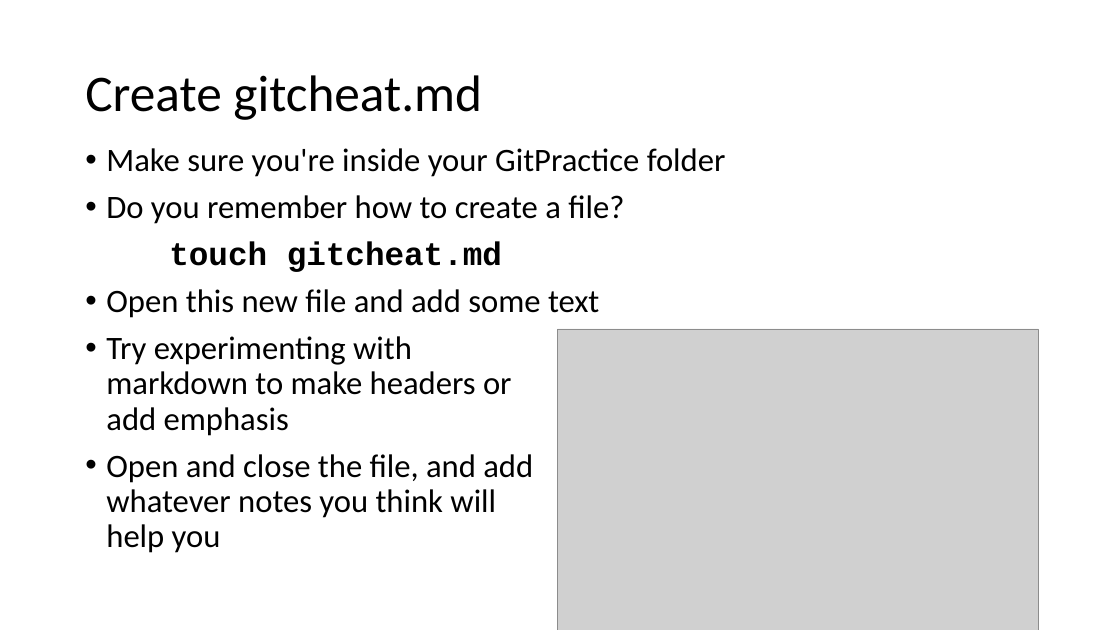
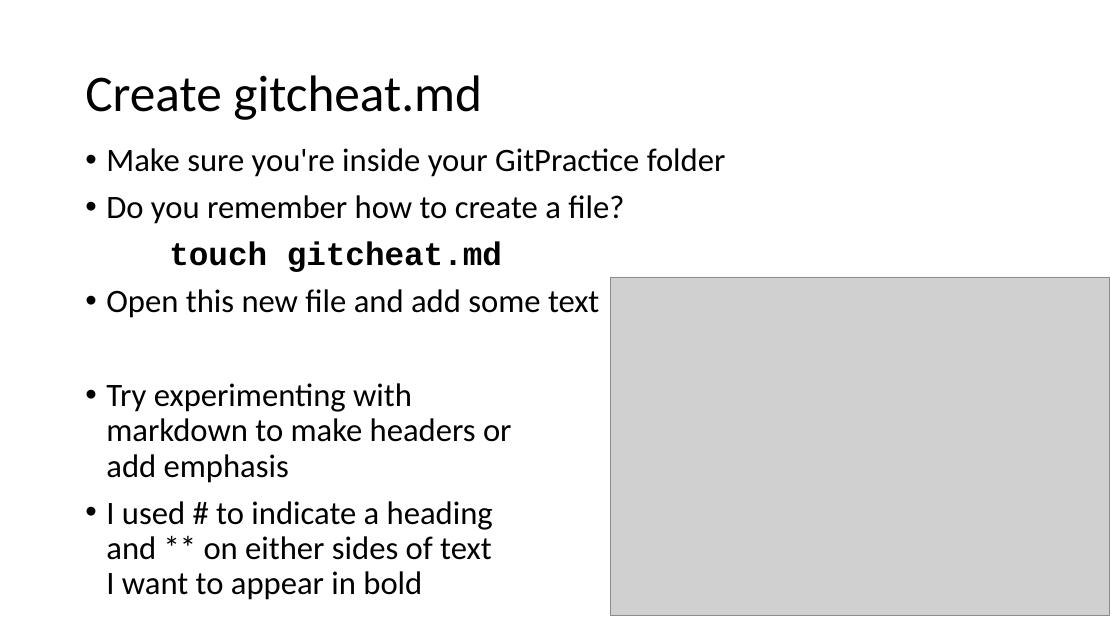
Before and after one commit to jojokarlin/Git_DRI_Jan_2017, a slide deck: slide 14 of GitPres.pptx. Drawn at 1120x630 pixels with LibreOffice and Linux fonts; fonts in the diff are those of the drawing; grey boxes stand for pictures. Boxes give left, top, right and bottom in pixels: in the first picture for what was removed or moved away, otherwise in the second. Text is boxed around its words. In the diff, an @@ line names an element or a change of style, - is before the commit and + after.

```diff
--- a/GitPres.pptx
+++ b/GitPres.pptx
@@ picture: place and size @@
-picture at [558, 329, 1038, 630]
+picture at [611, 277, 1110, 616]
@@ text at [106, 501, 493, 600]: text changed @@
-• Open and close the file, and add
-  whatever notes you think will
-  help you
+• I used # to indicate a heading
+  and ** on either sides of text
+  I want to appear in bold
```
Also in this commit, not shown: 14 other slides changed, 1 slide added, 1 slide removed.
